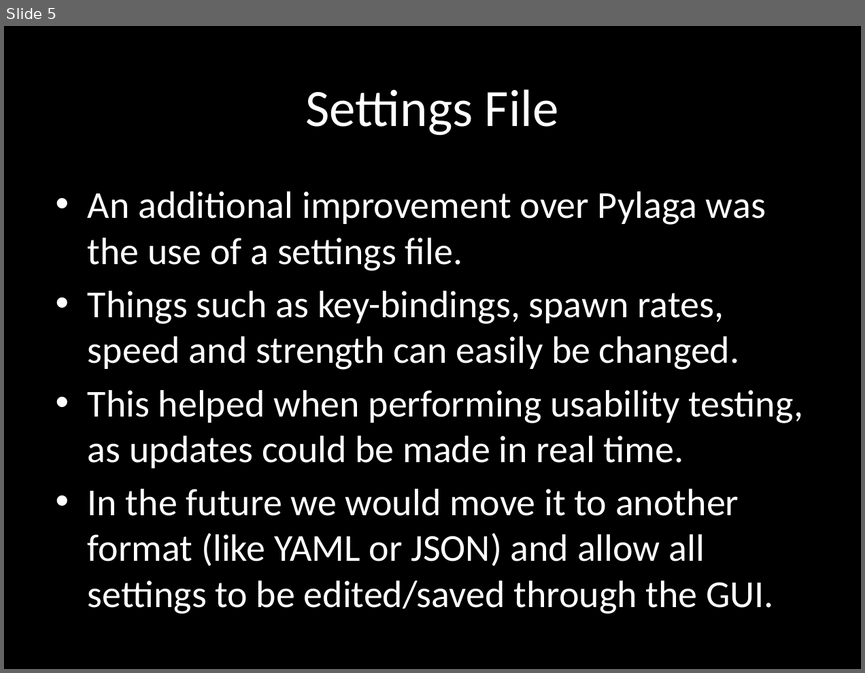
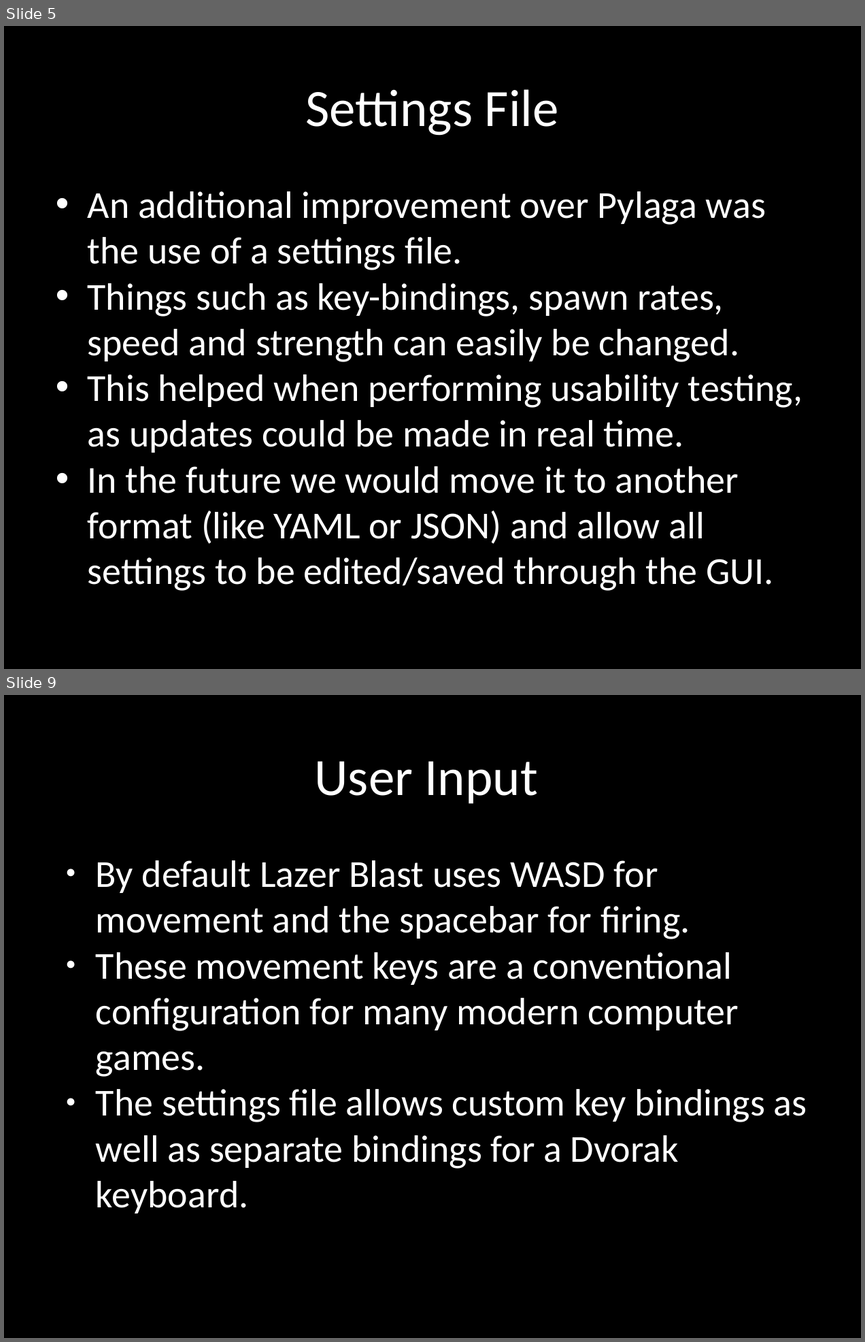
Before and after one commit to terrencepreilly/CPS410, a slide deck: final_presentation/Presentation.pptx. Shown one above the other, each under a label of ours: slide 5 before the commit, slides 5 and 9 after it; the slides between them are not shown. The pictures are 865x673 and 865x1342 pixels, drawn with LibreOffice and Linux fonts; fonts in the diff are those of the drawing. Boxes give left, top, right and bottom in pixels: in the first picture for what was removed or moved away, otherwise in the second. Text is boxed around its words. In the diff, an @@ line names an element or a change of style, - is before the commit and + after.

```diff
--- a/final_presentation/Presentation.pptx
+++ b/final_presentation/Presentation.pptx
@@ slide 9 added at [4,695,861,1338], background #000000 @@
@@ text added at [315,761,538,804], 44 pt, text #FFFFFF @@
+User Input
@@ text added at [96,860,807,1213], 32 pt, text #FFFFFF @@
+● By default Lazer Blast uses WASD for movement and the spacebar for firing.
+● These movement keys are a conventional configuration for many modern computer games.
+● The settings file allows custom key bindings as well as separate bindings for a Dvorak keyboard.
@@ slide 5 changed as well @@
@@ text "An additional improvement over Pylaga ..." at [88,191,803,590]: indent changed; less space between paragraphs @@
```
Also in this commit, not shown: 4 other slides changed, 3 other slides added, 4 slides removed.
